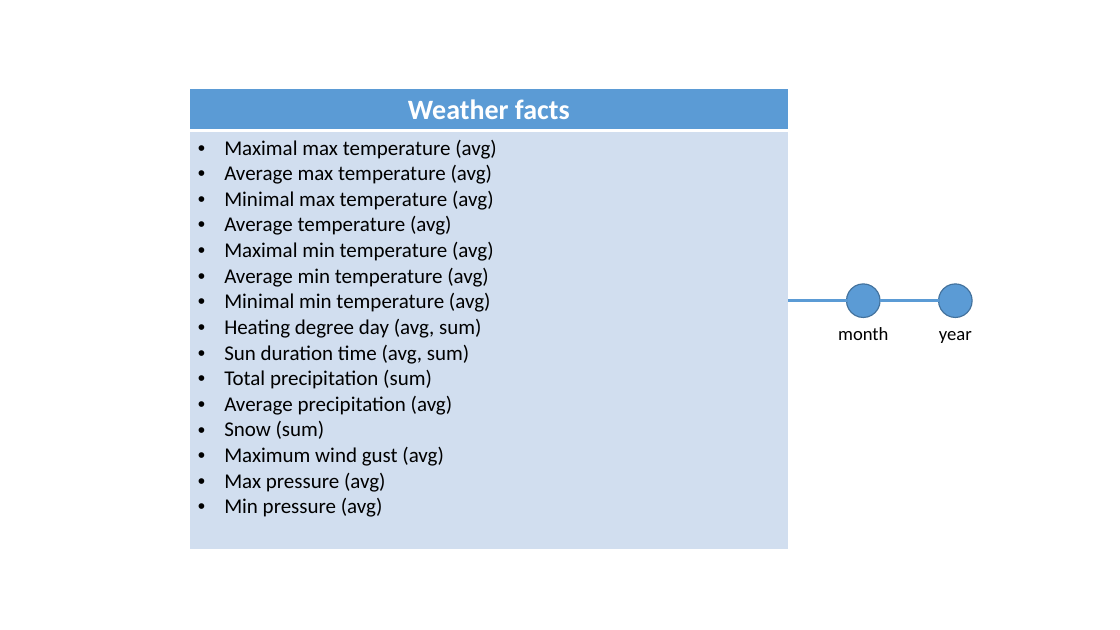
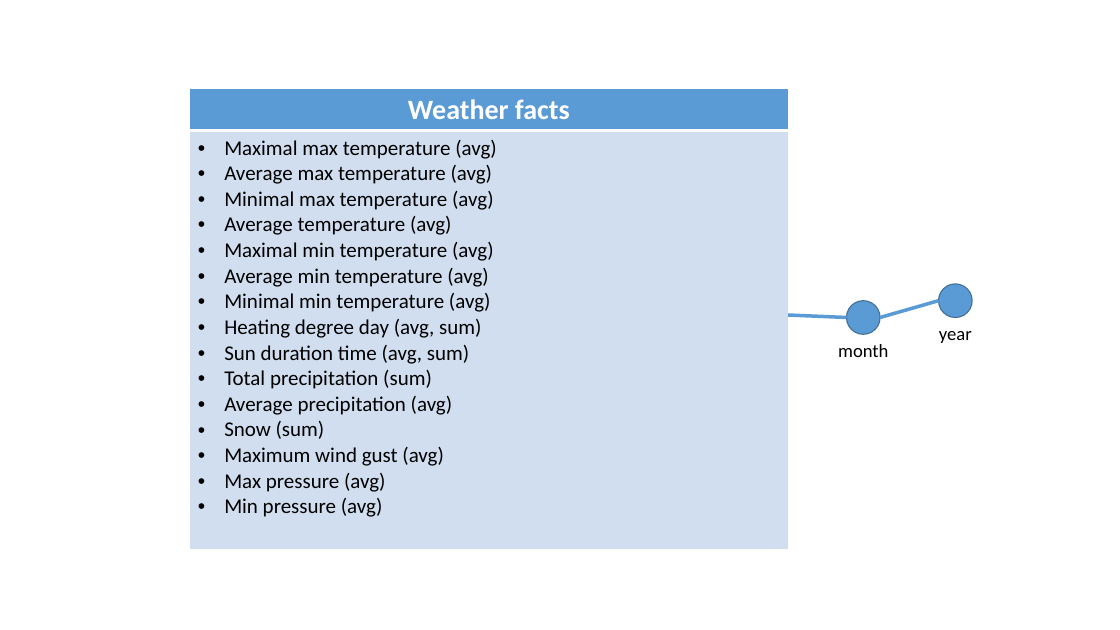
Before and after one commit to mroklom/Projet-Decisionnel-JVCTL, a slide deck: slide 3 of df-model/df-model.pptx. Drawn at 1120x630 pixels with LibreOffice and Linux fonts; fonts in the diff are those of the drawing. Boxes give left, top, right and bottom in pixels: in the first picture for what was removed or moved away, otherwise in the second. Text is boxed around its words. In the diff, an @@ line names an element or a change of style, - is before the commit and + after.

```diff
--- a/df-model/df-model.pptx
+++ b/df-model/df-model.pptx
@@ 1 text, 1 ellipse, 1 line moved together from (x1=788, y1=284, x2=888, y2=340) to (x1=788, y1=301, x2=888, y2=357) @@
@@ line moved from (939, 301) - (881, 301) to (939, 301) - (881, 318) @@
```
Also in this commit, not shown: 1 other file.
